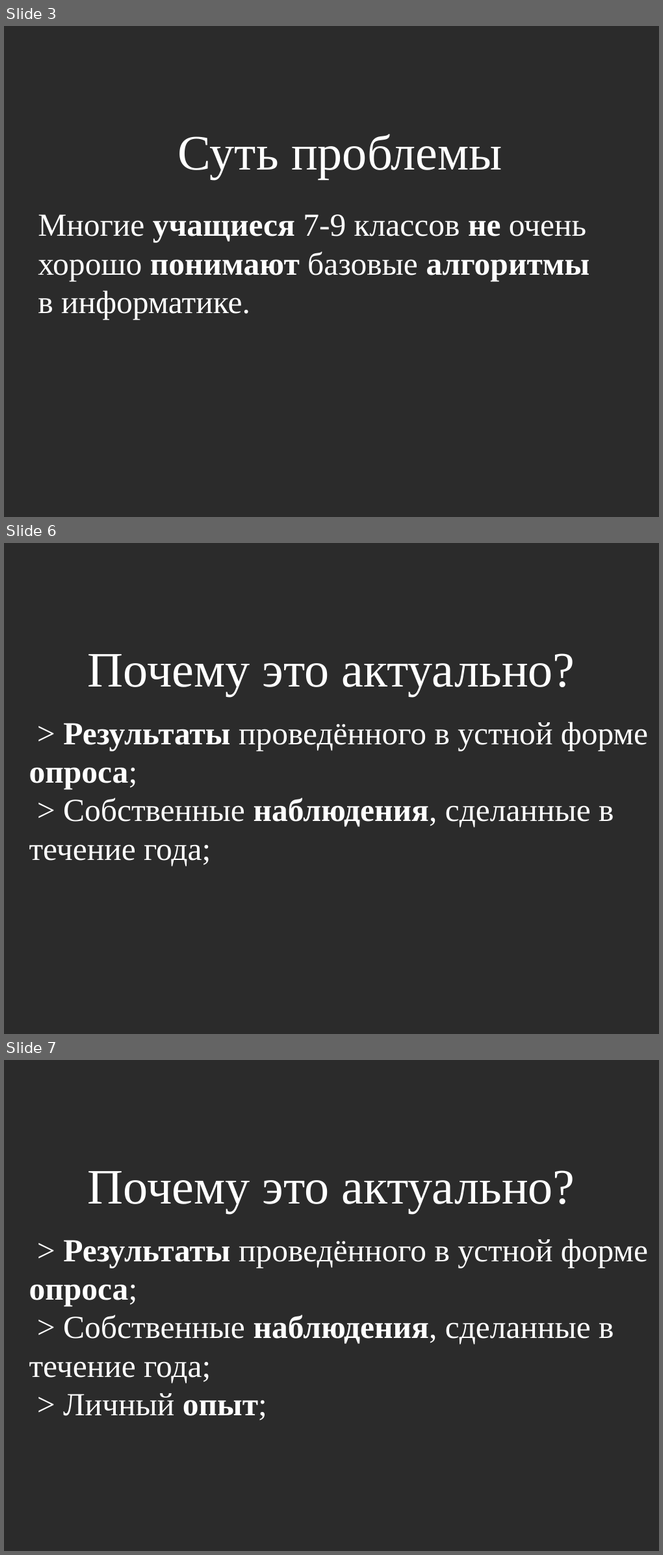
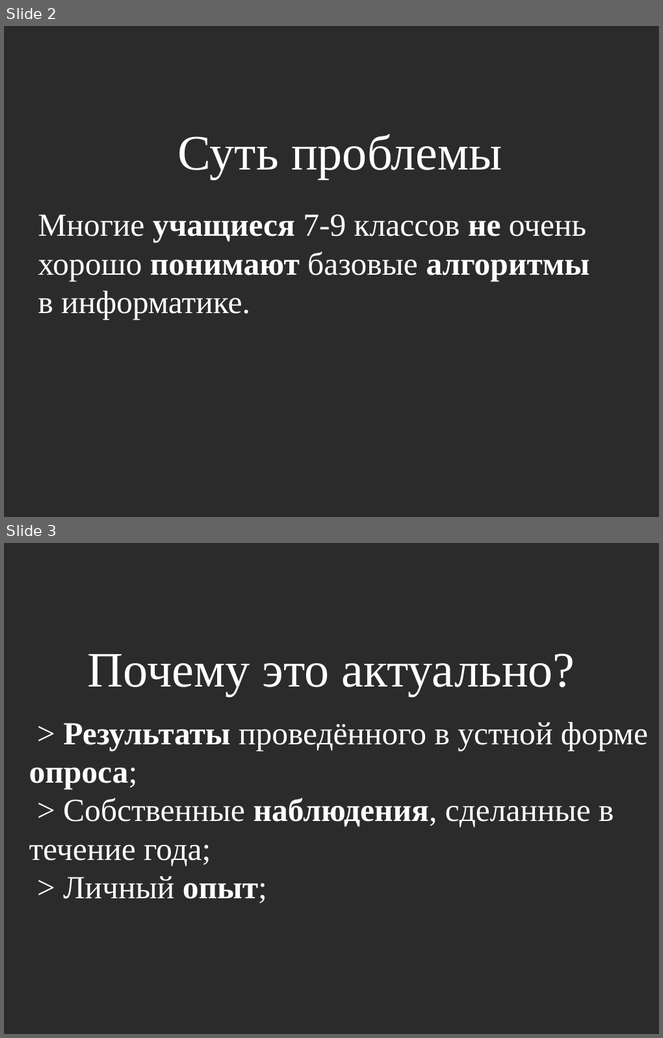
Before and after one commit to Mirovengil/school_project, a slide deck: project_page/Презентация/Шаблон.odp. Shown one above the other, each under a label of ours: slides 3, 6 and 7 before the commit, slides 2 and 3 after it; the slides between them are not shown. The pictures are 663x1555 and 663x1038 pixels, drawn with LibreOffice and Linux fonts; fonts in the diff are those of the drawing; background and template pictures are left out; a plain dark background stands for a picture behind light text. Boxes give left, top, right and bottom in pixels: in the first picture for what was removed or moved away, otherwise in the second. Text is boxed around its words. In the diff, an @@ line names an element or a change of style, - is before the commit and + after.

```diff
--- a/project_page/Презентация/Шаблон.odp
+++ b/project_page/Презентация/Шаблон.odp
@@ slide 6 removed at (x1=4, y1=543, x2=659, y2=1034), background picture (left out) @@
@@ title removed at (x1=88, y1=653, x2=575, y2=696) @@
-Почему это актуально?
@@ text removed at (x1=29, y1=722, x2=648, y2=867) @@
-> Результаты проведённого в устной форме опроса;
-> Собственные наблюдения, сделанные в течение года;
@@ what was slide 3 is now slide 2 @@
@@ what was slide 7 is now slide 3 @@
```
Also in this commit, not shown: 1 slide changed, 24 other slides removed, 7 other files.
